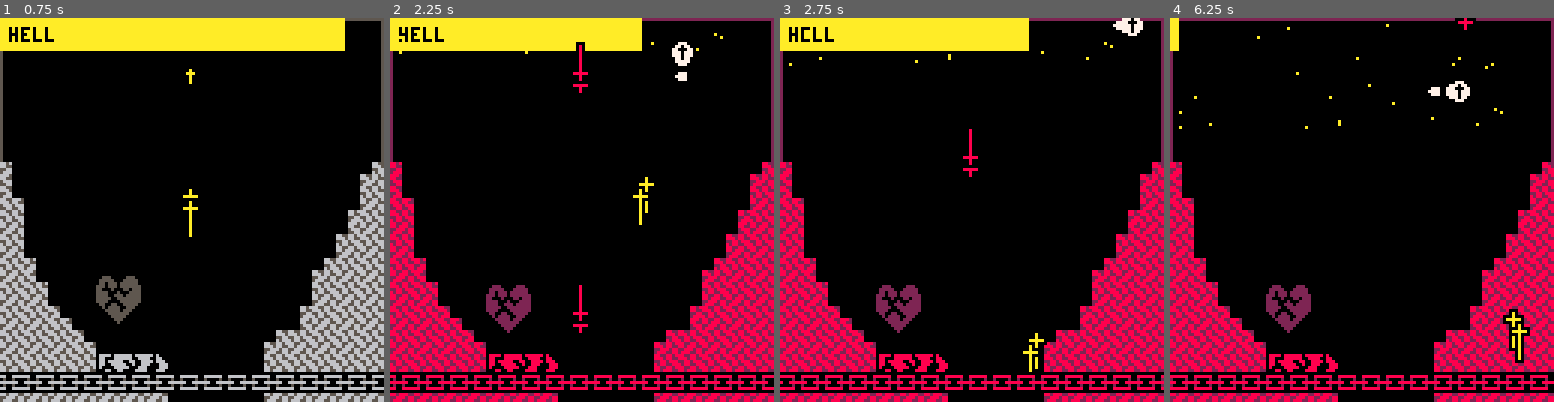
Above: before the commit, frames 1-4 (left to right).
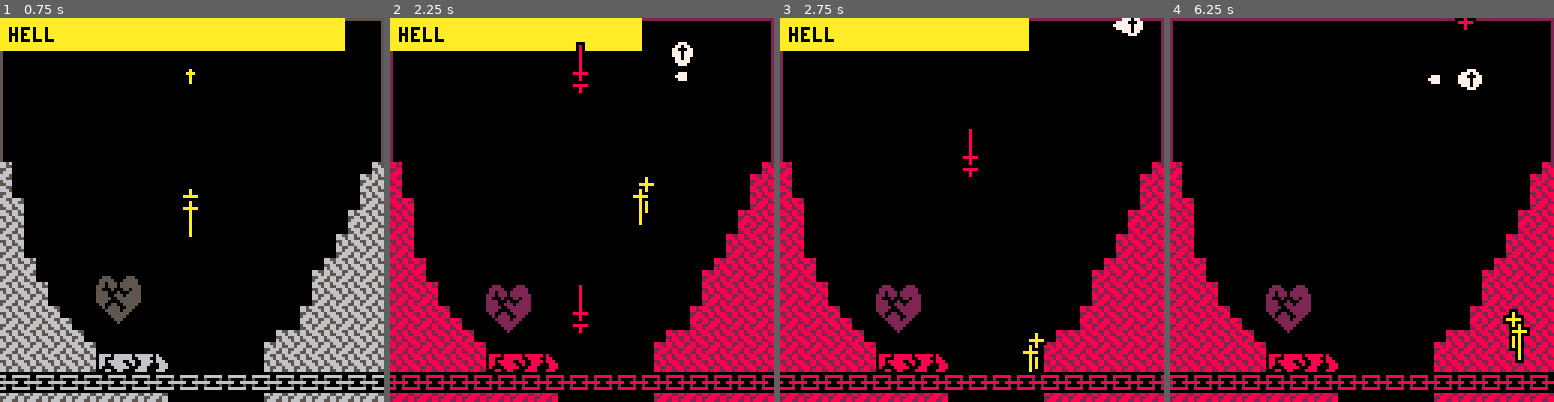
Above: after the commit, the same moments.

Repository: alxgnon/pico-8
Game: PICO-8 cartridge hell.p8
The game is run twice, just before and just after one commit, with the same random seed, the same clock (stepped at 60 frames per second) and the same inputs.
Inputs:
- Up to frame 1 (0.75 s): tap X (X key) at 0.33 s; tap O (Z key) at 0.7 s
- Up to frame 2 (2.25 s): tap X (X key) at 1.07, 1.85 s; hold Right 1.6-2.1 s; tap O (Z key) at 1.7, 2.1 s; hold Up from 2.15 s (still down)
- Up to frame 3 (2.75 s): release Up at 2.42 s; hold Right from 2.47 s (still down); tap O (Z key) at 2.5 s
- Up to frame 4 (6.25 s): tap O (Z key) every 0.4 s from 2.9 to 6.1 s; tap X (X key) at 2.97, 4.08, 5.2 s; release Right at 3.03 s; hold Left 3.08-3.58 s; hold Down 3.63-3.97 s; hold Right 4.02-4.68 s; hold Up 4.73-5.03 s; hold Left 5.08-5.68 s; hold Down 5.73-6.03 s; hold Right from 6.08 s (still down)

Frame 1 is identical in both runs. In frame 2, less than 0.1% of the frame differs, in the area x 2-87%, y 3-10%; in frame 3, less than 0.1%; in frame 4, 0.8%, in the area x 0-87%, y 0-29%.

Commit message:
hell: remove fairies

Diff:
--- a/hell.p8
+++ b/hell.p8
@@ -356,7 +356,6 @@
 	lvl.totems = {}
 	lvl.rings = {}
 
-	lvl.fairies = {}
 	lvl.beams = {}
 
 	for i=0,15 do
@@ -421,11 +420,6 @@
 			a.y += sin(a.ng)
 		end
 
-		generate_fairies()
-		for a in all(lvl.fairies) do
-			a:move()
-		end
-
 		for a in all(lvl.beams) do
 			a:move()
 		end
@@ -452,9 +446,6 @@
 		print(romanize(lvl.n+1),3,3,0)
 		self.jc:draw()
 		map(self.x,self.y,0,0,16,16,1)
-		for a in all(lvl.fairies) do
-			a:draw()
-		end
 
 		for i=#self.blades,1,-1 do
 			self.blades[i]:draw()
@@ -608,38 +599,6 @@
 	gamestate:draw()
 end
 -->8
-function generate_fairies()
-	if flr(rnd(8)) == 0 then
-		add(gamestate.fairies,fairy())
-	end
-end
-
-function fairy()
-	return
-	{ x = 1+flr(rnd(126))
-	, y = 0
-	, move = move_fairy
-	, draw = draw_fairy
-	}
-end
-
-function move_fairy(a)
-	a.y += 0.25
-	local jc = gamestate.jc
-	if a.x >= jc.x and
-			a.x < jc.x+7 and
-			a.y >= jc.y and
-			a.y < jc.y+7 then
-		jc.power += 4
-		jc.powerup = true
-		del(gamestate.fairies, a)
-	end
-end
-
-function draw_fairy(a)
-	pset(a.x,a.y,10)
-end
-
 function beam(x)
 	return
 	{ x = x + 6
